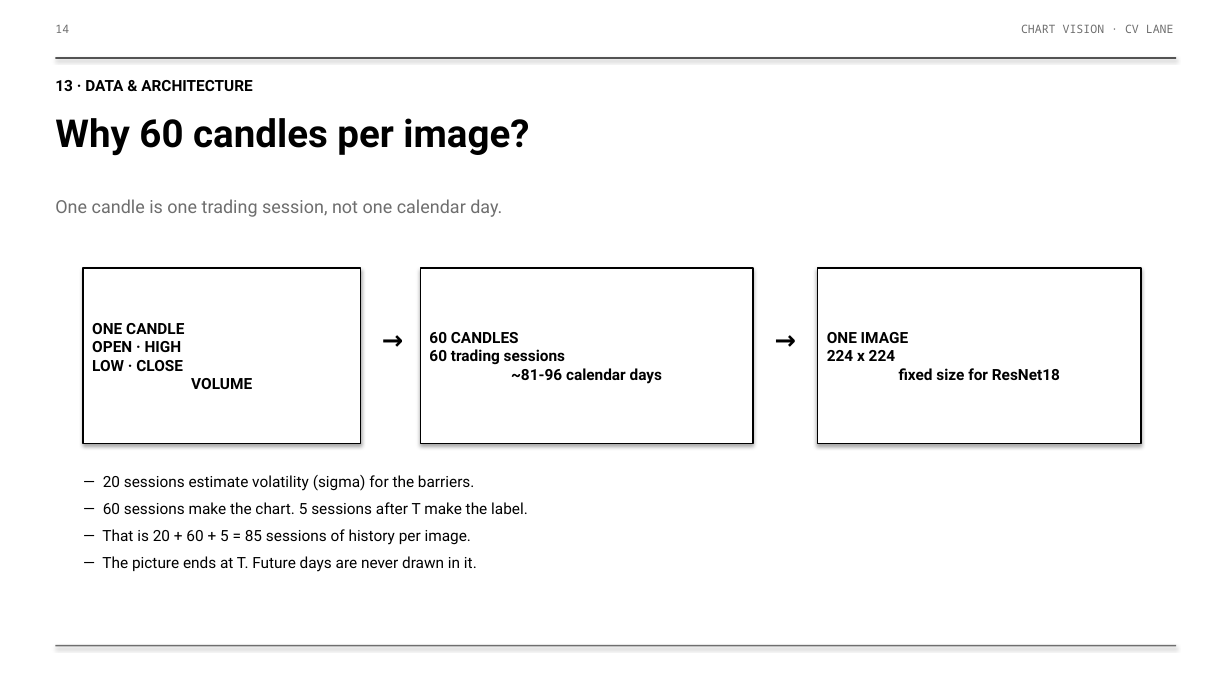
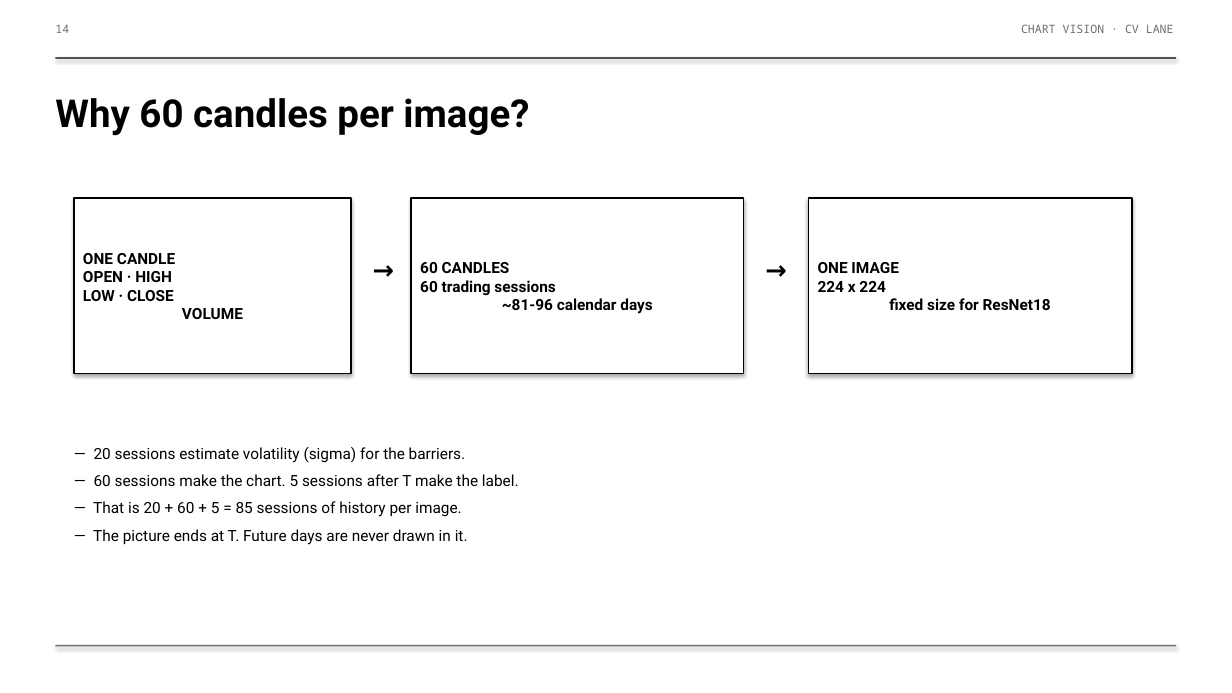
Before and after one commit to DharmilG/Stock-Direction-Predictor, a slide deck: slide 6 of CV/slides/Chart_Vision_Review.pptx (slide 14 before the commit). Drawn at 1232x693 pixels with LibreOffice and Linux fonts; fonts in the diff are those of the drawing. Boxes give left, top, right and bottom in pixels: in the first picture for what was removed or moved away, otherwise in the second. Text is boxed around its words. In the diff, an @@ line names an element or a change of style, - is before the commit and + after.

```diff
--- a/CV/slides/Chart_Vision_Review.pptx
+++ b/CV/slides/Chart_Vision_Review.pptx
@@ text "Why 60 candles per image?": place and size @@
-text "Why 60 candles per image?" at <box>55,118,529,156</box>
+text "Why 60 candles per image?" at <box>55,98,529,136</box>
@@ text removed at <box>55,80,253,91</box> @@
-13 · DATA & ARCHITECTURE
@@ text removed at <box>55,199,502,217</box> @@
-One candle is one trading session, not one calendar day.
@@ 3 rectangles, 2 texts: place and size @@
-3 rectangles, 2 texts at <box>83,268,1141,444</box>
+3 rectangles, 2 texts at <box>74,199,1132,374</box>
@@ text "— 20 sessions estimate volatility ...": place and size @@
-text "— 20 sessions estimate volatility ..." at <box>102,475,528,572</box>
+text "— 20 sessions estimate volatility ..." at <box>93,447,519,545</box>
```
Also in this commit, not shown: 13 other slides changed, 1 slide added, 1 slide removed, 1 other file.
